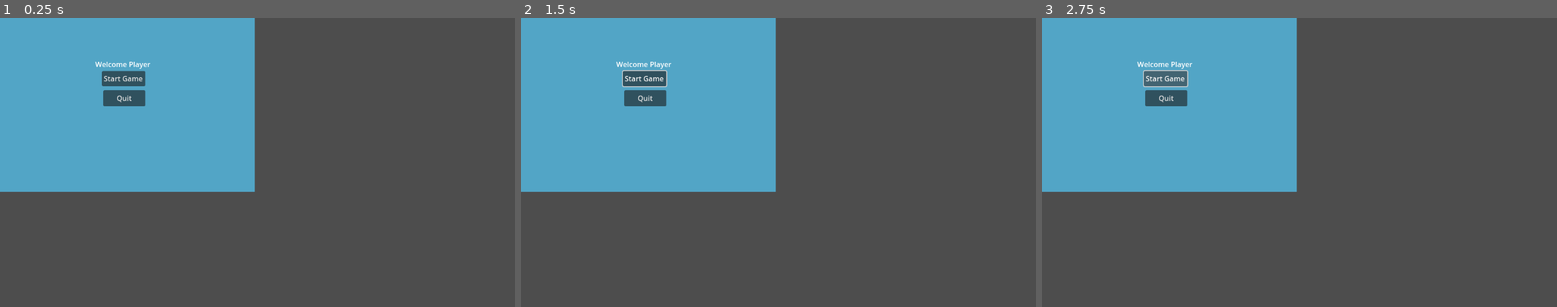
Above: before the commit, frames 1-3 (left to right).
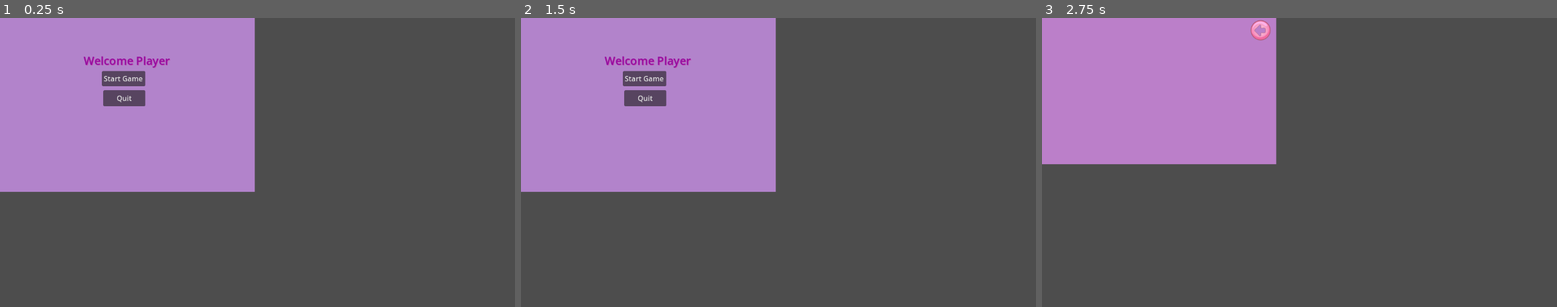
Above: after the commit, the same moments.

Repository: ltlely/ArcadeGames
Game: Godot game, scene res://Scenes/startingScreen.tscn
Two runs of this game, one before a commit and one after it. Both use one fixed random seed, a clock stepped at 60 frames per second and the inputs below. Before the commit the project has no main scene; this scene is started directly in both runs.
Inputs (mouse positions are in pixels of both pictures, inside the frame that each line leads up to):
- Up to frame 1 (0.25 s): no input
- Up to frame 2 (1.5 s): click "Start Game" at 0.5 s; click (737, 29) at 1.27 s
- Up to frame 3 (2.75 s): click "Start Game" at 2 s

The runs differ from the first frame. In frame 1, 30% of the frame differs, in the area x 0-50%, y 0-61%; in frame 2, 30%; in frame 3, 30%.

Commit message:
Created new file, edited colors, and added a button

Diff:
--- a/Scenes/firstWorld.tscn
+++ b/Scenes/firstWorld.tscn
@@ -1,10 +1,30 @@
-[gd_scene load_steps=2 format=3 uid="uid://bdlsfh84wbxcy"]
+[gd_scene load_steps=5 format=3 uid="uid://bdlsfh84wbxcy"]
+
+[ext_resource type="Script" path="res://Scripts/backButton.gd" id="1_72dte"]
+[ext_resource type="Texture2D" uid="uid://cnpp058mvjsfe" path="res://Assets/CuteBackButton.png" id="1_mh7yx"]
+
+[sub_resource type="Theme" id="Theme_wxeef"]
 
 [sub_resource type="StyleBoxFlat" id="StyleBoxFlat_hke1p"]
+bg_color = Color(0.733377, 0.497173, 0.78646, 1)
 
 [node name="FirstWorld" type="Node2D"]
 
 [node name="Panel" type="Panel" parent="."]
 offset_right = 524.0
 offset_bottom = 328.0
+theme = SubResource("Theme_wxeef")
 theme_override_styles/panel = SubResource("StyleBoxFlat_hke1p")
+
+[node name="TextureButton" type="TextureButton" parent="Panel"]
+texture_filter = 1
+layout_mode = 0
+offset_left = 457.0
+offset_top = 2.0
+offset_right = 521.0
+offset_bottom = 53.0
+texture_normal = ExtResource("1_mh7yx")
+stretch_mode = 0
+script = ExtResource("1_72dte")
+
+[connection signal="pressed" from="Panel/TextureButton" to="Panel/TextureButton" method="_on_pressed"]
--- a/Scenes/startingScreen.tscn
+++ b/Scenes/startingScreen.tscn
@@ -1,7 +1,7 @@
-[gd_scene load_steps=5 format=3 uid="uid://bbuu6lmqcawg4"]
+[gd_scene load_steps=6 format=3 uid="uid://bbuu6lmqcawg4"]
 
-[ext_resource type="Script" path="res://ArcadeGames/Scripts/playButton.gd" id="1_cnodk"]
-[ext_resource type="Script" path="res://ArcadeGames/Scripts/quitButton.gd" id="2_xq2nc"]
+[ext_resource type="Script" path="res://Scripts/playButton.gd" id="1_cnodk"]
+[ext_resource type="Script" path="res://Scripts/quitButton.gd" id="2_xq2nc"]
 
 [sub_resource type="GDScript" id="GDScript_o0j71"]
 script/source = "extends Control
@@ -15,7 +15,9 @@
 "
 
 [sub_resource type="StyleBoxFlat" id="StyleBoxFlat_b0e0b"]
-bg_color = Color(0.320728, 0.647025, 0.775997, 1)
+bg_color = Color(0.700035, 0.515335, 0.794112, 1)
+
+[sub_resource type="Theme" id="Theme_k1ffw"]
 
 [node name="Node2D" type="Node2D"]
 
@@ -34,10 +36,14 @@
 
 [node name="Label" type="Label" parent="Control/Panel"]
 layout_mode = 0
-offset_left = 213.0
-offset_top = 92.0
-offset_right = 253.0
-offset_bottom = 115.0
+offset_left = 187.0
+offset_top = 78.0
+offset_right = 380.0
+offset_bottom = 113.0
+theme = SubResource("Theme_k1ffw")
+theme_override_colors/font_color = Color(0.583447, 0.0422298, 0.627096, 1)
+theme_override_colors/font_shadow_color = Color(0.744905, 0.287202, 0.670824, 1)
+theme_override_font_sizes/font_size = 25
 text = "Welcome Player"
 
 [node name="Button" type="Button" parent="Control/Panel"]
--- /dev/null
+++ b/Scripts/backButton.gd
@@ -0,0 +1,6 @@
+extends TextureButton
+
+
+
+func _on_pressed() -> void:
+	get_tree().change_scene_to_file("res://Scenes/startingScreen.tscn")
--- a/Scripts/playButton.gd
+++ b/Scripts/playButton.gd
@@ -1,4 +1,4 @@
 extends Button
 
 func _on_pressed() -> void:
-	get_tree().change_scene_to_file("res://ArcadeGames/Scenes/firstWorld.tscn")
+	get_tree().change_scene_to_file("res://Scenes/firstWorld.tscn")
--- a/icon.svg
+++ /dev/null
@@ -1 +0,0 @@
-<svg xmlns="http://www.w3.org/2000/svg" width="128" height="128"><rect width="124" height="124" x="2" y="2" fill="#363d52" stroke="#212532" stroke-width="4" rx="14"/><g fill="#fff" transform="translate(12.322 12.322)scale(.101)"><path d="M105 673v33q407 354 814 0v-33z"/><path fill="#478cbf" d="m105 673 152 14q12 1 15 14l4 67 132 10 8-61q2-11 15-15h162q13 4 15 15l8 61 132-10 4-67q3-13 15-14l152-14V427q30-39 56-81-35-59-83-108-43 20-82 47-40-37-88-64 7-51 8-102-59-28-123-42-26 43-46 89-49-7-98 0-20-46-46-89-64 14-123 42 1 51 8 102-48 27-88 64-39-27-82-47-48 49-83 108 26 42 56 81zm0 33v39c0 276 813 276 814 0v-39l-134 12-5 69q-2 10-14 13l-162 11q-12 0-16-11l-10-65H446l-10 65q-4 11-16 11l-162-11q-12-3-14-13l-5-69z"/><path d="M483 600c0 34 58 34 58 0v-86c0-34-58-34-58 0z"/><circle cx="725" cy="526" r="90"/><circle cx="299" cy="526" r="90"/></g><g fill="#414042" transform="translate(12.322 12.322)scale(.101)"><circle cx="307" cy="532" r="60"/><circle cx="717" cy="532" r="60"/></g></svg>
--- a/project.godot
+++ b/project.godot
@@ -11,5 +11,13 @@
 [application]
 
 config/name="arcadegames"
+run/main_scene="res://Scenes/startingScreen.tscn"
 config/features=PackedStringArray("4.3", "Forward Plus")
-config/icon="res://icon.svg"
+
+[file_customization]
+
+folder_colors={
+"res://Assets/": "pink",
+"res://Scenes/": "blue",
+"res://Scripts/": "green"
+}
Binary file added: Assets/CuteBackButton.png
Not shown, changed: Assets/CuteBackButton.png.import
